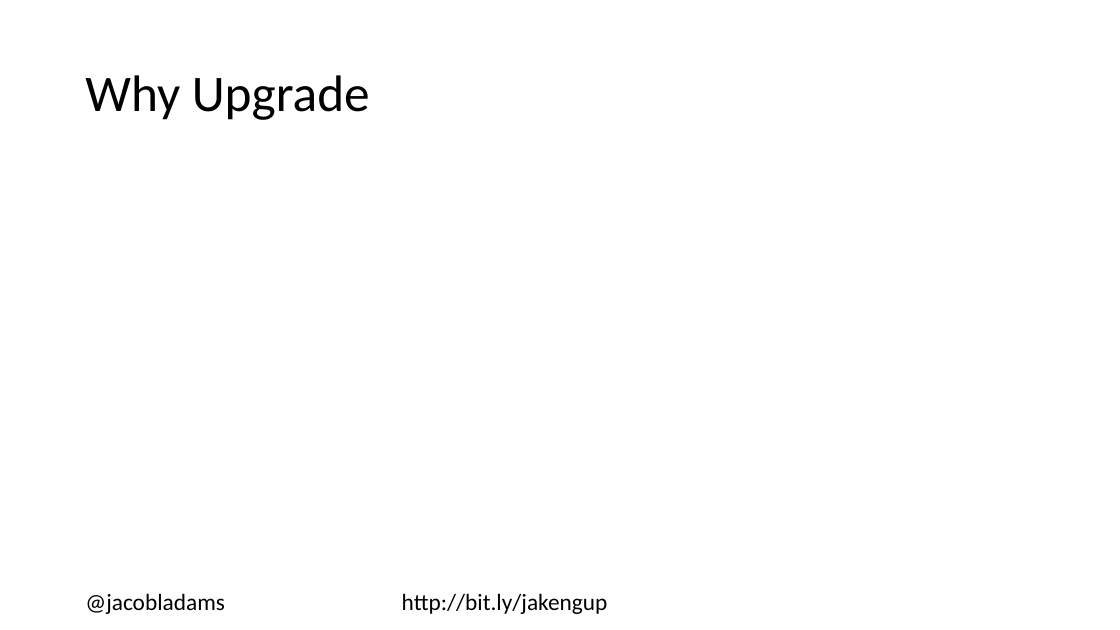
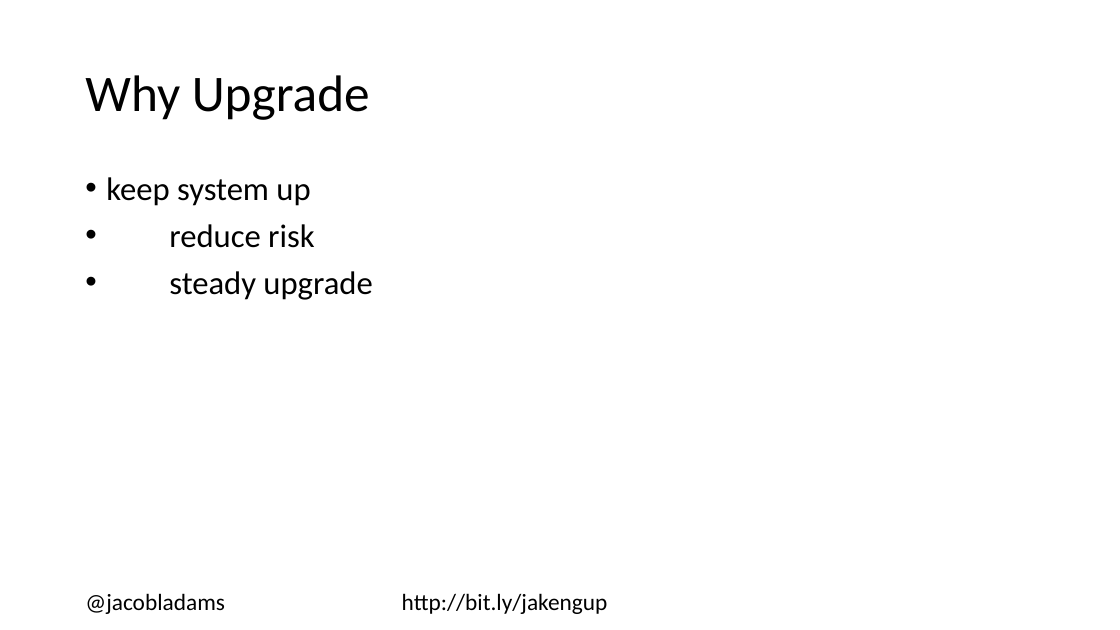
Before and after one commit to jacobladams/upgrading-from-angularjs-1-to-angular-2-plus-presentation, a slide deck: slide 9 of Upgrading from AngularJS 1 to Angular 2+.pptx (slide 4 before the commit). Drawn at 1120x630 pixels with LibreOffice and Linux fonts; fonts in the diff are those of the drawing. Boxes give left, top, right and bottom in pixels: in the first picture for what was removed or moved away, otherwise in the second. Text is boxed around its words. In the diff, an @@ line names an element or a change of style, - is before the commit and + after.

```diff
--- a/Upgrading from AngularJS 1 to Angular 2+.pptx
+++ b/Upgrading from AngularJS 1 to Angular 2+.pptx
@@ text added at (106,177,372,300), 28 pt, text #000000 @@
+• keep system up
+• reduce risk
+• steady upgrade
```
Also in this commit, not shown: 5 slides added, 1 other file.
